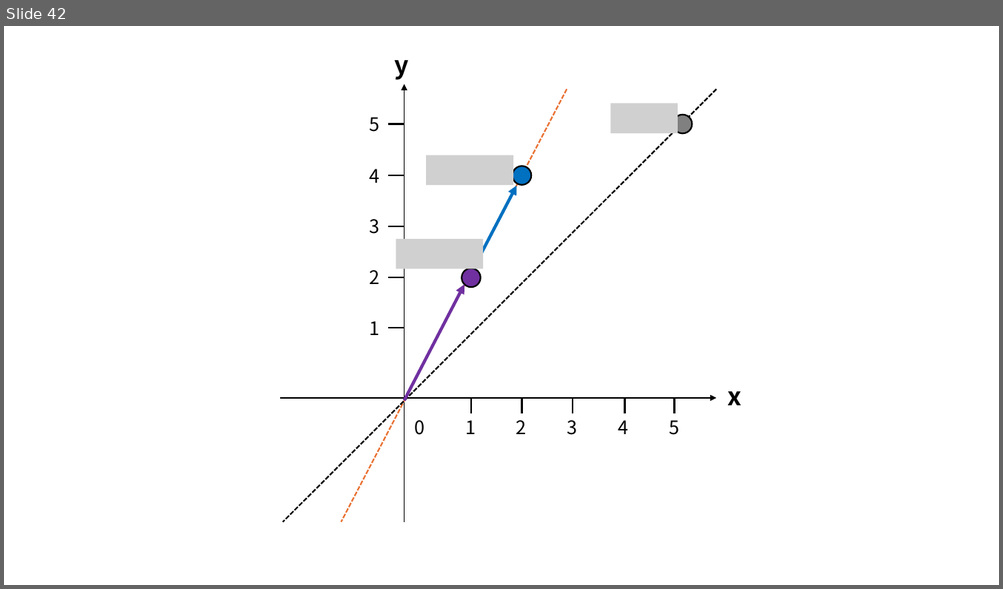
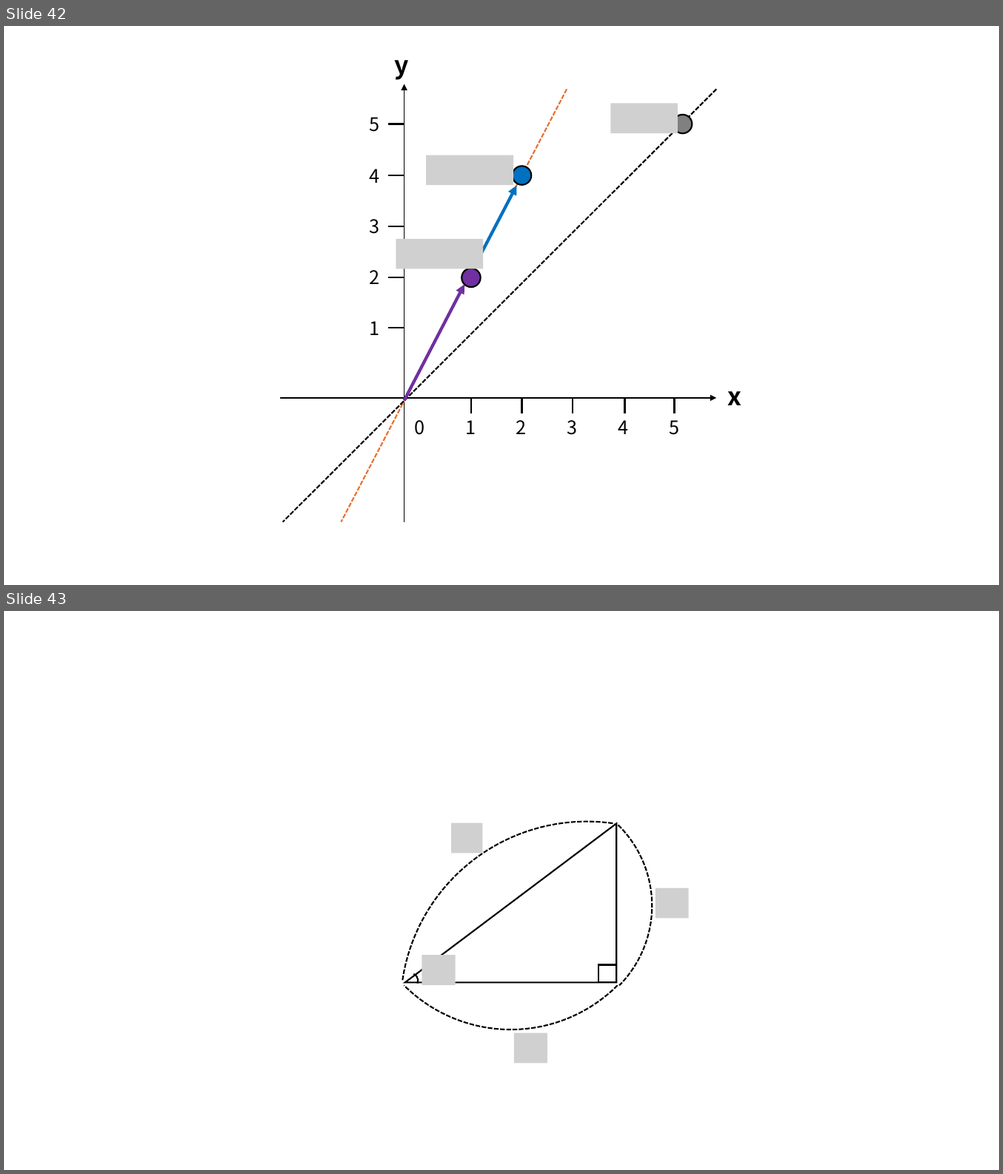
Before and after one commit to corn1200/GameMath-example, a slide deck: img/그림.pptx. Shown one above the other, each under a label of ours: slide 42 before the commit, slides 42 and 43 after it. The pictures are 1003x589 and 1003x1174 pixels, drawn with LibreOffice and Linux fonts; fonts in the diff are those of the drawing; grey boxes stand for pictures. Boxes give left, top, right and bottom in pixels: in the first picture for what was removed or moved away, otherwise in the second. Text is boxed around its words. In the diff, an @@ line names an element or a change of style, - is before the commit and + after.

```diff
--- a/img/그림.pptx
+++ b/img/그림.pptx
@@ slide 43 added at bbox=[4, 611, 999, 1170], background #FFFFFF @@
@@ arc (boxed as its full ellipse) added at bbox=[297, 666, 725, 1093], outline #000000 1.5 pt dashed @@
@@ arc (boxed as its full ellipse) added at bbox=[378, 746, 699, 1066], outline #000000 1.5 pt dashed @@
@@ arc (boxed as its full ellipse) added at bbox=[375, 796, 799, 1170], outline #000000 1.5 pt dashed @@
@@ right triangle added at bbox=[404, 823, 616, 982], fill #FFFFFF, outline #000000 1.5 pt @@
@@ picture added at bbox=[451, 823, 482, 853] @@
@@ picture added at bbox=[655, 889, 688, 918] @@
@@ picture added at bbox=[422, 956, 455, 985] @@
@@ rectangle added at bbox=[599, 965, 616, 982], outline #000000 1.5 pt @@
@@ arc (boxed as its full ellipse) added at bbox=[401, 971, 421, 990], outline #000000 1.5 pt @@
@@ picture added at bbox=[514, 1034, 547, 1063] @@
```
Also in this commit, not shown: 5 other slides added, 7 other files.
